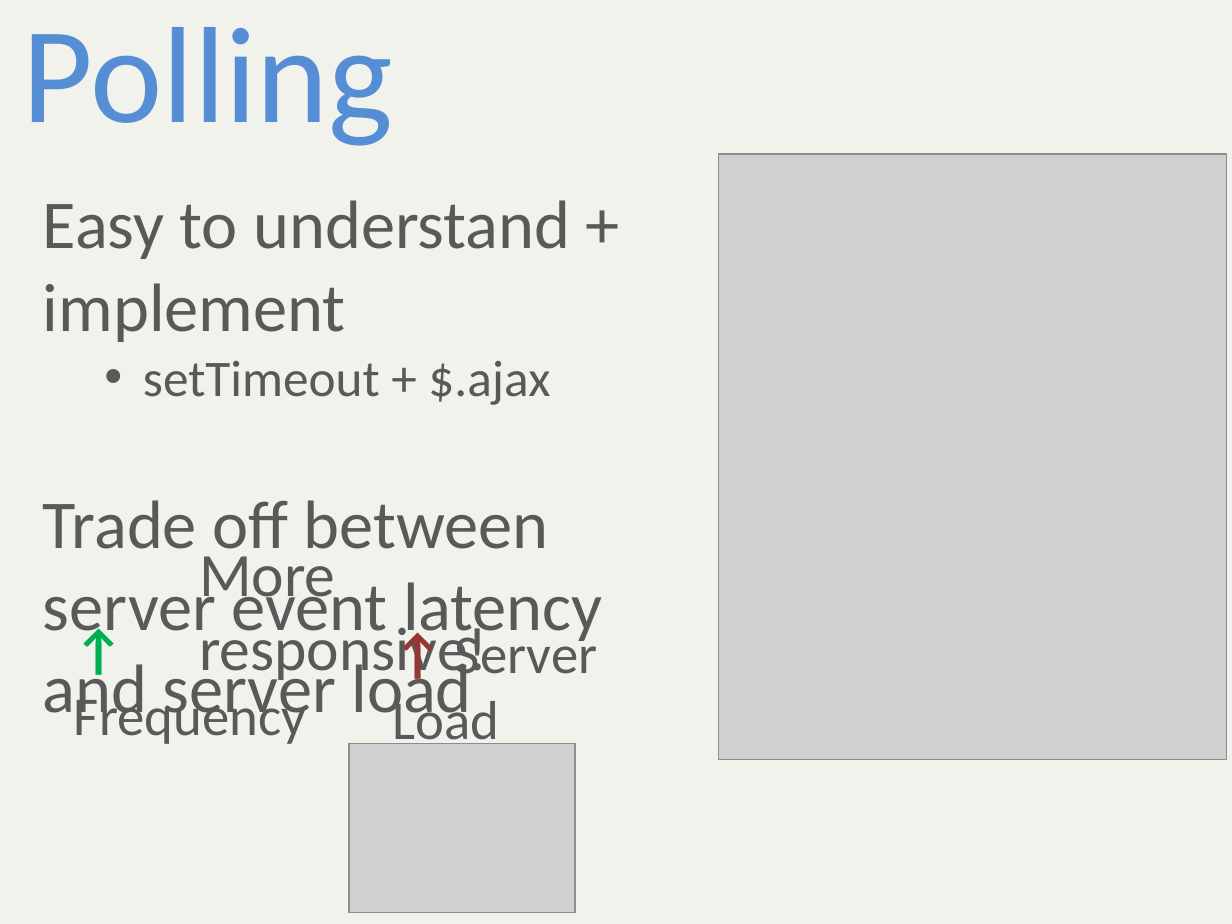
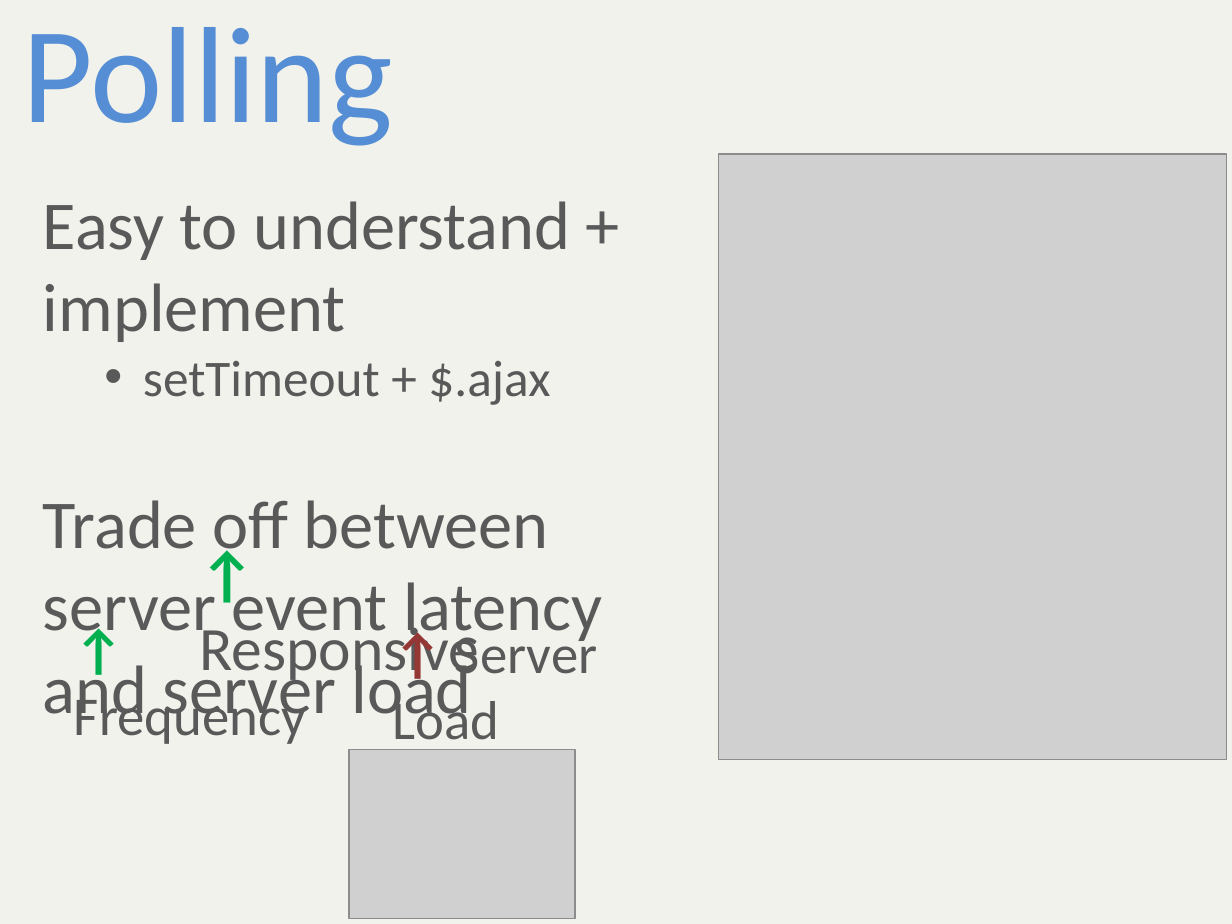
Before and after one commit to alani/Talks, a slide deck: slide 7 of SignalR-Intro/SignalRIntro.pptx (slide 5 before the commit). Drawn at 1232x924 pixels with LibreOffice and Linux fonts; fonts in the diff are those of the drawing; grey boxes stand for pictures. Boxes give left, top, right and bottom in pixels: in the first picture for what was removed or moved away, otherwise in the second. Text is boxed around its words. In the diff, an @@ line names an element or a change of style, - is before the commit and + after.

```diff
--- a/SignalR-Intro/SignalRIntro.pptx
+++ b/SignalR-Intro/SignalRIntro.pptx
@@ text "Easy to understand + implement" rewrapped from (43, 200, 603, 744) to (43, 201, 603, 750) @@
@@ text at (199, 619, 479, 685): text changed @@
-More responsive!
+↑ Responsive
@@ picture: place and size @@
-picture at (349, 743, 574, 913)
+picture at (349, 749, 574, 919)
```
Also in this commit, not shown: 4 other slides changed, 2 slides added, 1 slide removed, 2 other files.
